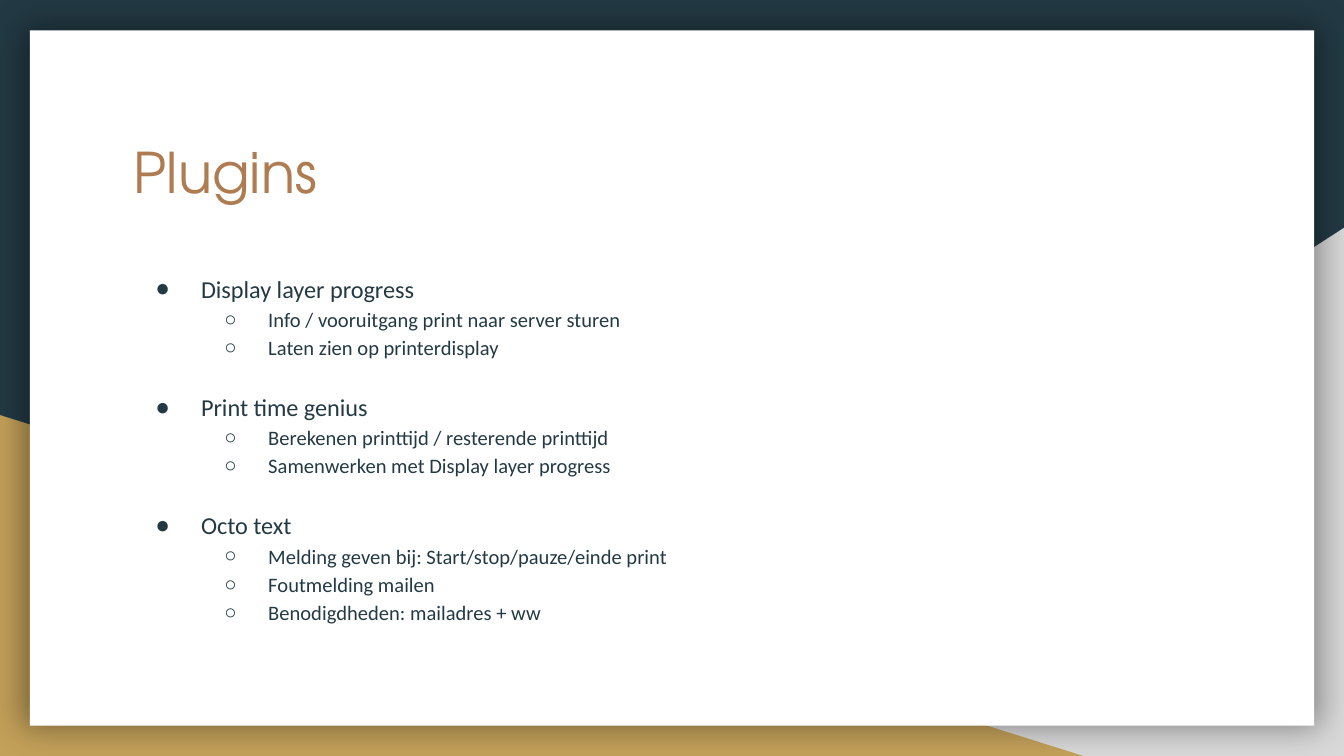
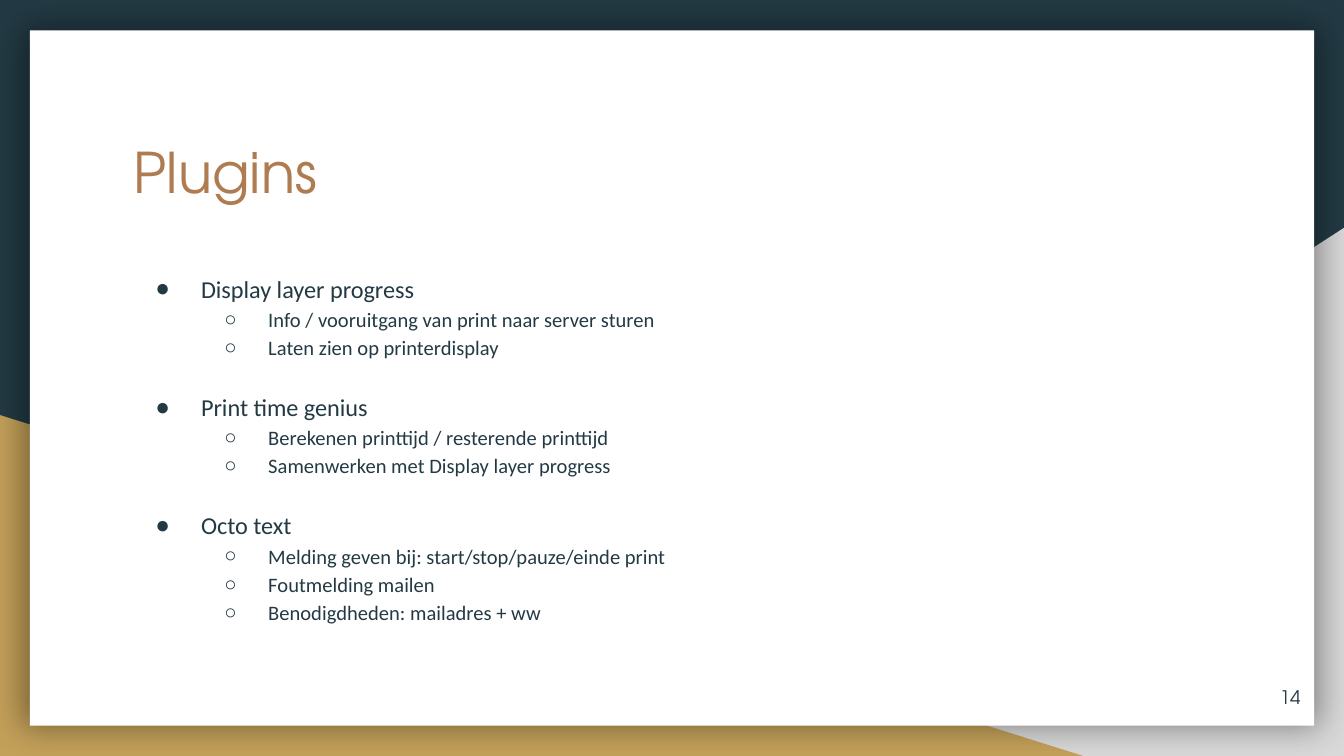
Before and after one commit to 12003586/PEM-3D-printer, a slide deck: slide 14 of PEM_3D_Printer_Presentatie_2223.pptx (slide 15 before the commit). Drawn at 1344x756 pixels with LibreOffice and Linux fonts; fonts in the diff are those of the drawing. Boxes give left, top, right and bottom in pixels: in the first picture for what was removed or moved away, otherwise in the second. Text is boxed around its words. In the diff, an @@ line names an element or a change of style, - is before the commit and + after.

```diff
--- a/PEM_3D_Printer_Presentatie_2223.pptx
+++ b/PEM_3D_Printer_Presentatie_2223.pptx
@@ text at (x1=268, y1=313, x2=654, y2=331): text changed @@
-  ○ Info / vooruitgang print naar server sturen
+  ○ Info / vooruitgang van print naar server sturen
@@ text at (x1=268, y1=549, x2=665, y2=568): text changed @@
-  ○ Melding geven bij: Start/stop/pauze/einde print
+  ○ Melding geven bij: start/stop/pauze/einde print
@@ page number added at (x1=1280, y1=690, x2=1301, y2=704), 10 pt, text #233A44 @@
+14
```
Also in this commit, not shown: 17 other slides changed, 1 slide added, 1 slide removed, 1 other file.
